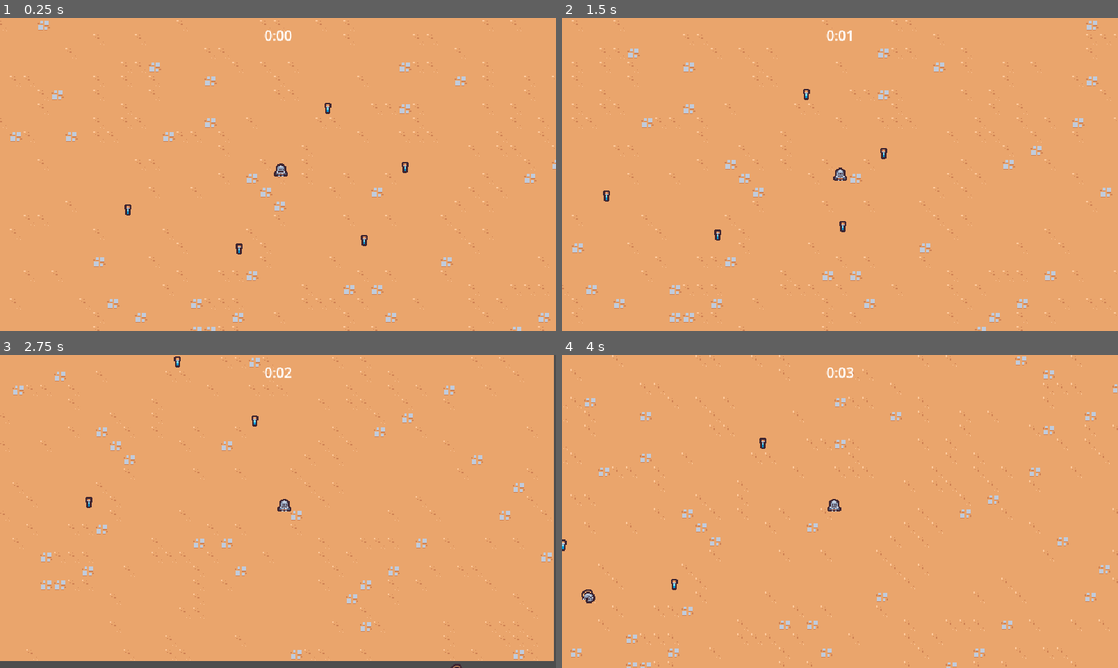
Above: before the commit, frames 1-4 (two rows, left to right).
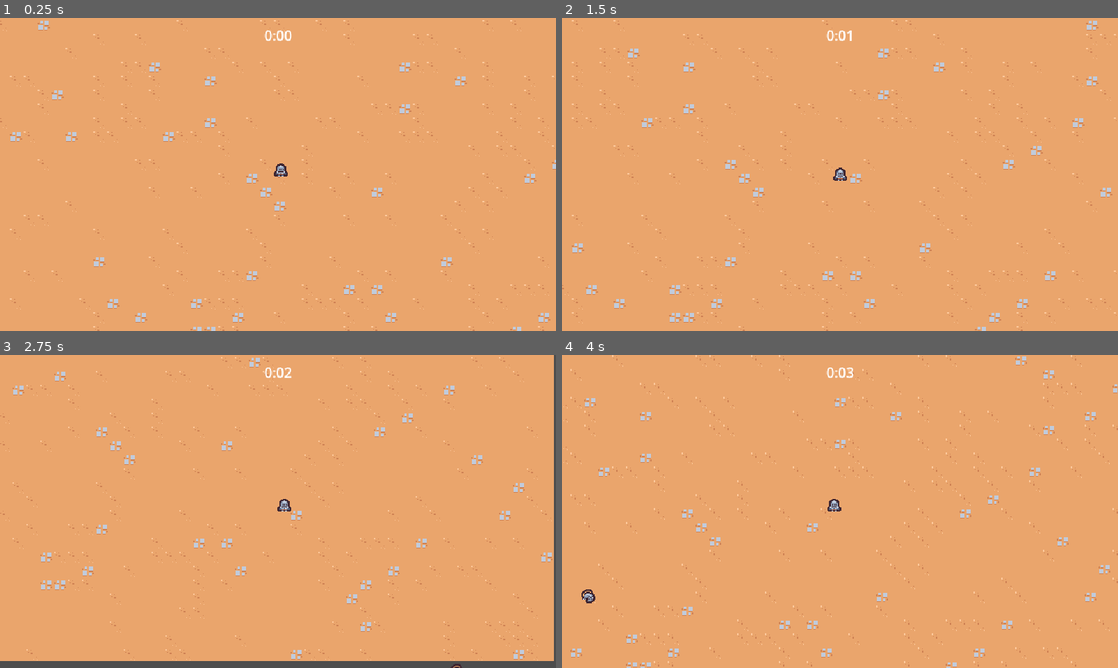
Above: after the commit, the same moments.

Repository: vinzmyko/suvivorslike-mvp
Game: Godot game, scene res://scenes/main/main.tscn
The game is run twice, just before and just after one commit, with the same random seed, the same clock (stepped at 60 frames per second) and the same inputs.
Inputs:
- Up to frame 1 (0.25 s): no input
- Up to frame 2 (1.5 s): hold Right (move_right) 0.53-1.28 s; hold Down (move_down) from 1.28 s (still down)
- Up to frame 3 (2.75 s): release Down (move_down) at 2.03 s; hold Right (move_right) from 2.03 s (still down)
- Up to frame 4 (4 s): release Right (move_right) at 2.78 s; hold Up (move_up) 2.78-3.53 s; hold Left (move_left) from 3.53 s (still down)

The runs differ from the first frame. In frame 1, 0.2% of the frame differs, in the area x 22-74%, y 27-76%; in frame 2, 0.2%; in frame 3, 0.1%; in frame 4, 0.1%.

Commit message:
v2.6 feat: add drop percentage chance on kill

Diff:
--- a/scenes/component/health_component.gd
+++ b/scenes/component/health_component.gd
@@ -1,4 +1,7 @@
 extends Node
+class_name HealthComponent
+
+signal died
 
 @export var max_health: float = 10
 var current_health: float
@@ -7,5 +10,11 @@
 	current_health = max_health
 
 
-func damage(damage: float):
-	current_health -= damage
+func damage(damage_amount: float):
+	current_health = max(current_health - damage_amount, 0)
+	Callable(check_death).call_deferred()
+
+func check_death():
+	if current_health == 0:
+			died.emit()
+			owner.queue_free()
--- /dev/null
+++ b/scenes/component/vial_drop_component.gd
@@ -0,0 +1,22 @@
+extends Node
+
+@export_range(0, 1) var drop_percent: float = .5
+@export var health_component: Node
+@export var vial_scene: PackedScene
+
+func _ready() -> void:
+	(health_component as HealthComponent).died.connect(on_died)
+
+
+func on_died():
+	if randf() > drop_percent:
+		return
+	if vial_scene == null:
+		return
+	if not owner is Node2D:
+		return
+
+	var spawn_position =  (owner as Node2D).global_position
+	var vial_instance = vial_scene.instantiate() as Node2D
+	owner.get_parent().add_child(vial_instance)
+	vial_instance.global_position = spawn_position
--- /dev/null
+++ b/scenes/component/vial_drop_component.tscn
@@ -0,0 +1,8 @@
+[gd_scene load_steps=3 format=3 uid="uid://bmac408qnqis7"]
+
+[ext_resource type="Script" path="res://scenes/component/vial_drop_component.gd" id="1_c43sl"]
+[ext_resource type="PackedScene" uid="uid://qhs2afj6nguj" path="res://scenes/game_object/experience_vial/experience_vial.tscn" id="2_kne28"]
+
+[node name="VialDropComponent" type="Node"]
+script = ExtResource("1_c43sl")
+vial_scene = ExtResource("2_kne28")
--- a/scenes/game_object/basic_enemy/basic_enemy.gd
+++ b/scenes/game_object/basic_enemy/basic_enemy.gd
@@ -1,6 +1,8 @@
 extends CharacterBody2D
 
 const MAX_SPEED: int = 40
+
+@onready var health_component: HealthComponent = $HealthComponent
 
 
 func _ready() -> void:
@@ -21,4 +23,4 @@
 
 
 func on_area_entered(_other_area: Area2D):
-	queue_free()
+	health_component.damage(100)
--- a/scenes/game_object/basic_enemy/basic_enemy.tscn
+++ b/scenes/game_object/basic_enemy/basic_enemy.tscn
@@ -1,7 +1,9 @@
-[gd_scene load_steps=5 format=3]
+[gd_scene load_steps=7 format=3 uid="uid://dkqao2wf3owia"]
 
 [ext_resource type="Script" path="res://scenes/game_object/basic_enemy/basic_enemy.gd" id="1_lwtd0"]
+[ext_resource type="PackedScene" uid="uid://boxtydmx16gt6" path="res://scenes/component/health_component.tscn" id="2_iuvaq"]
 [ext_resource type="Texture2D" uid="uid://v8d0bljyegm" path="res://scenes/game_object/basic_enemy/basic_enemy.png" id="2_xrxkr"]
+[ext_resource type="PackedScene" uid="uid://bmac408qnqis7" path="res://scenes/component/vial_drop_component.tscn" id="3_7ufnd"]
 
 [sub_resource type="CircleShape2D" id="CircleShape2D_q4ccb"]
 radius = 12.0
@@ -14,6 +16,11 @@
 collision_mask = 9
 motion_mode = 1
 script = ExtResource("1_lwtd0")
+
+[node name="HealthComponent" parent="." instance=ExtResource("2_iuvaq")]
+
+[node name="VialDropComponent" parent="." node_paths=PackedStringArray("health_component") instance=ExtResource("3_7ufnd")]
+health_component = NodePath("../HealthComponent")
 
 [node name="Area2D" type="Area2D" parent="."]
 collision_layer = 0
--- a/scenes/main/main.tscn
+++ b/scenes/main/main.tscn
@@ -7,7 +7,6 @@
 [ext_resource type="PackedScene" uid="uid://ml4n3mksqus5" path="res://scenes/manager/area_time_manager.tscn" id="2_o24es"]
 [ext_resource type="PackedScene" path="res://scenes/game_object/game_camera/game_camera.tscn" id="3_0k3k5"]
 [ext_resource type="PackedScene" uid="uid://bhkunwwsujsx8" path="res://scenes/manager/experience_manager.tscn" id="3_01wre"]
-[ext_resource type="PackedScene" uid="uid://qhs2afj6nguj" path="res://scenes/game_object/experience_vial/experience_vial.tscn" id="7_8q8yc"]
 
 [node name="Main" type="Node"]
 
@@ -29,18 +28,3 @@
 
 [node name="Player" parent="." instance=ExtResource("1_csdac")]
 position = Vector2(441, 262)
-
-[node name="ExperienceVial" parent="." instance=ExtResource("7_8q8yc")]
-position = Vector2(265, 300)
-
-[node name="ExperienceVial2" parent="." instance=ExtResource("7_8q8yc")]
-position = Vector2(393, 345)
-
-[node name="ExperienceVial3" parent="." instance=ExtResource("7_8q8yc")]
-position = Vector2(537, 335)
-
-[node name="ExperienceVial4" parent="." instance=ExtResource("7_8q8yc")]
-position = Vector2(584, 251)
-
-[node name="ExperienceVial5" parent="." instance=ExtResource("7_8q8yc")]
-position = Vector2(495, 183)
Not shown: 1 places in scenes/main/main.tscn that only renumber resources
Not shown, changed: what_i_learned.txt
